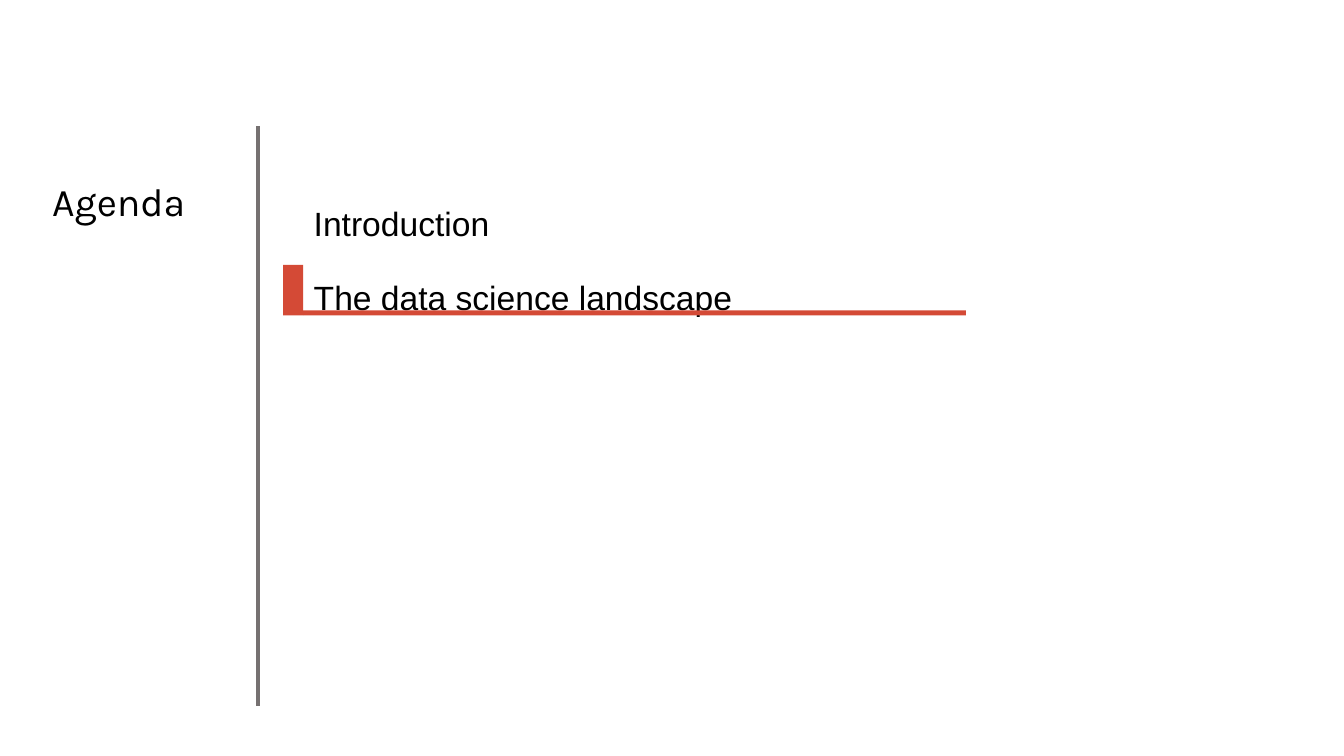
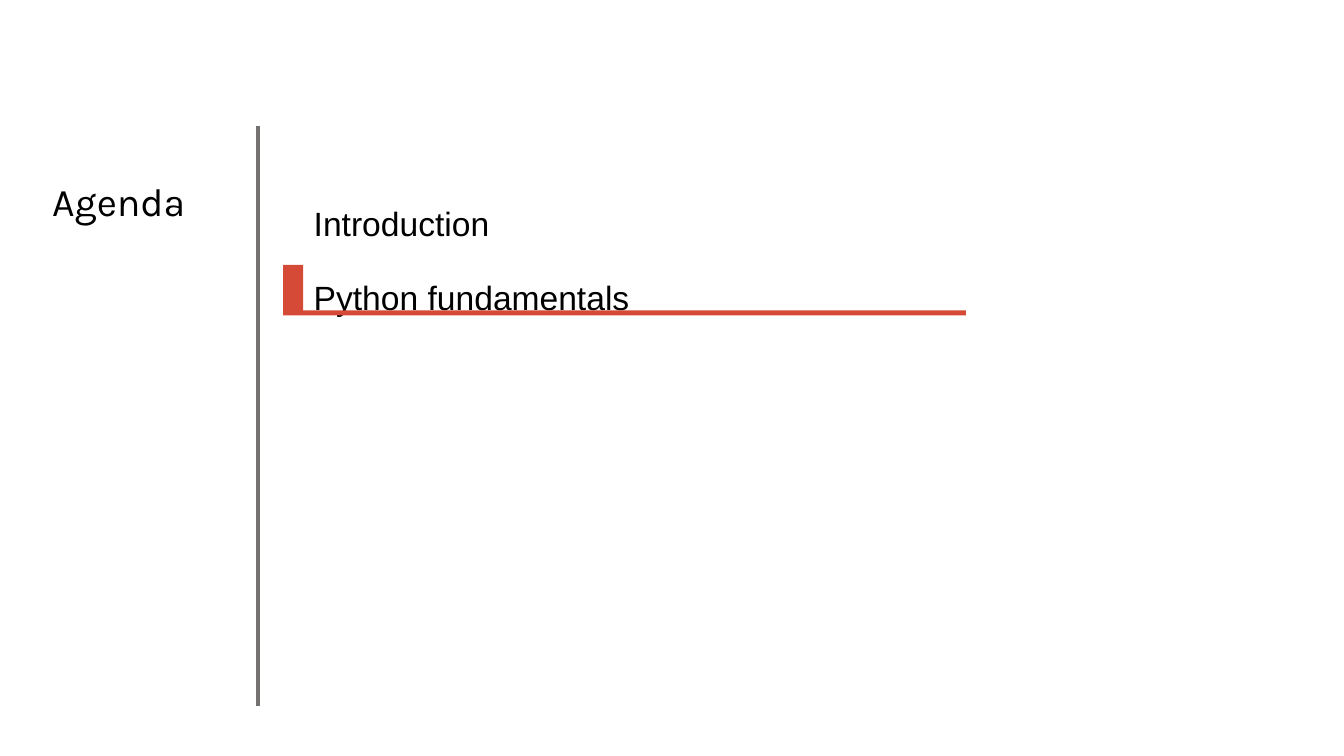
Before and after one commit to tobypenk/data-bootcamp, a slide deck: slide 10 of week 1/Session 1.pptx (slide 17 before the commit). Drawn at 1344x756 pixels with LibreOffice and Linux fonts; fonts in the diff are those of the drawing. Boxes give left, top, right and bottom in pixels: in the first picture for what was removed or moved away, otherwise in the second. Text is boxed around its words. In the diff, an @@ line names an element or a change of style, - is before the commit and + after.

```diff
--- a/week 1/Session 1.pptx
+++ b/week 1/Session 1.pptx
@@ text at (314,285,630,317): text changed @@
-The data science landscape
+Python fundamentals
```
Also in this commit, not shown: 4 other slides changed, 4 slides added, 9 slides removed, 1 other file.
